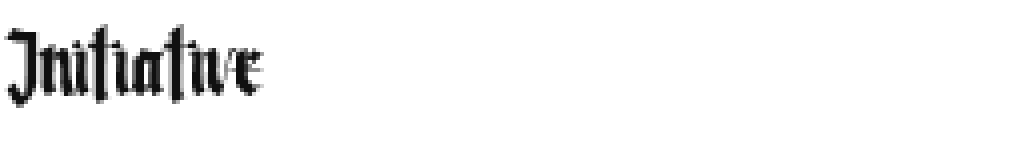
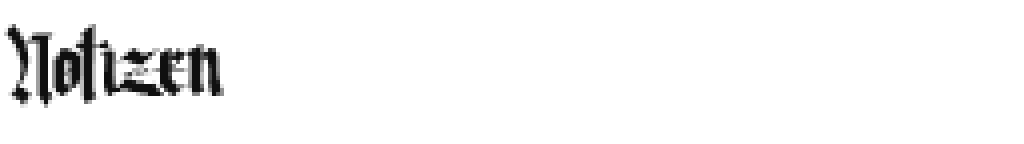
Revision of a layered (1024, 144) image; what changed, layer by layer:
renamed "Initiative" to "Notizen", painted on it over [4, 24, 264, 108]
